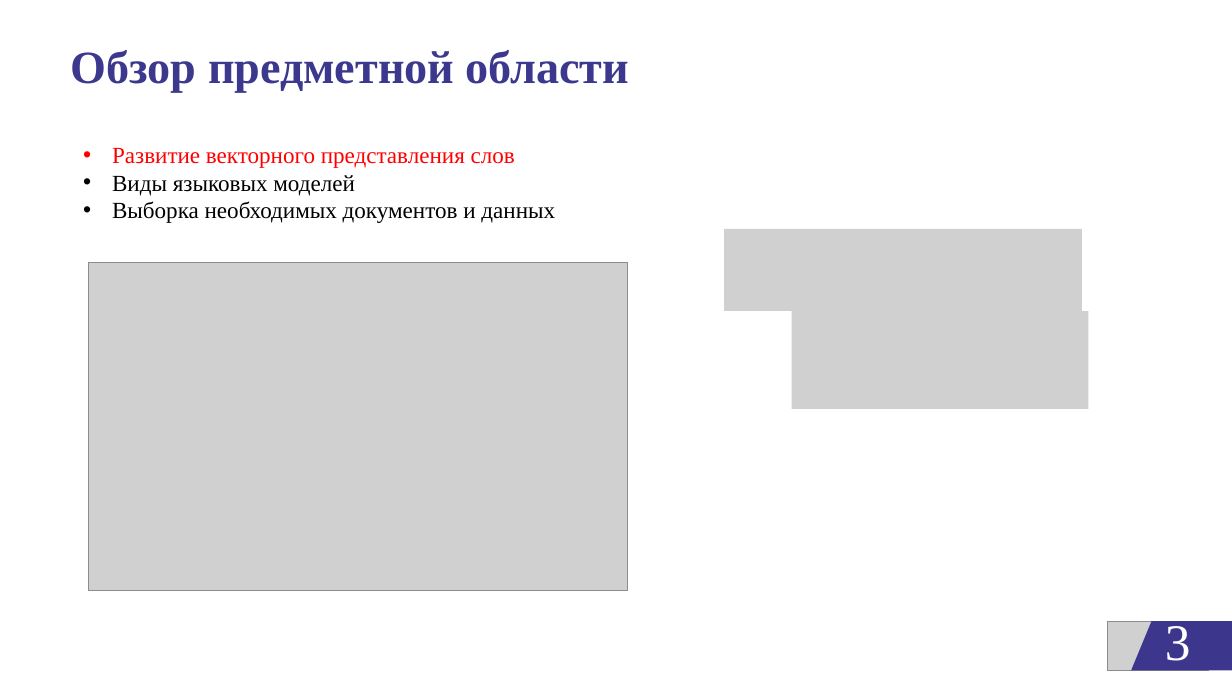
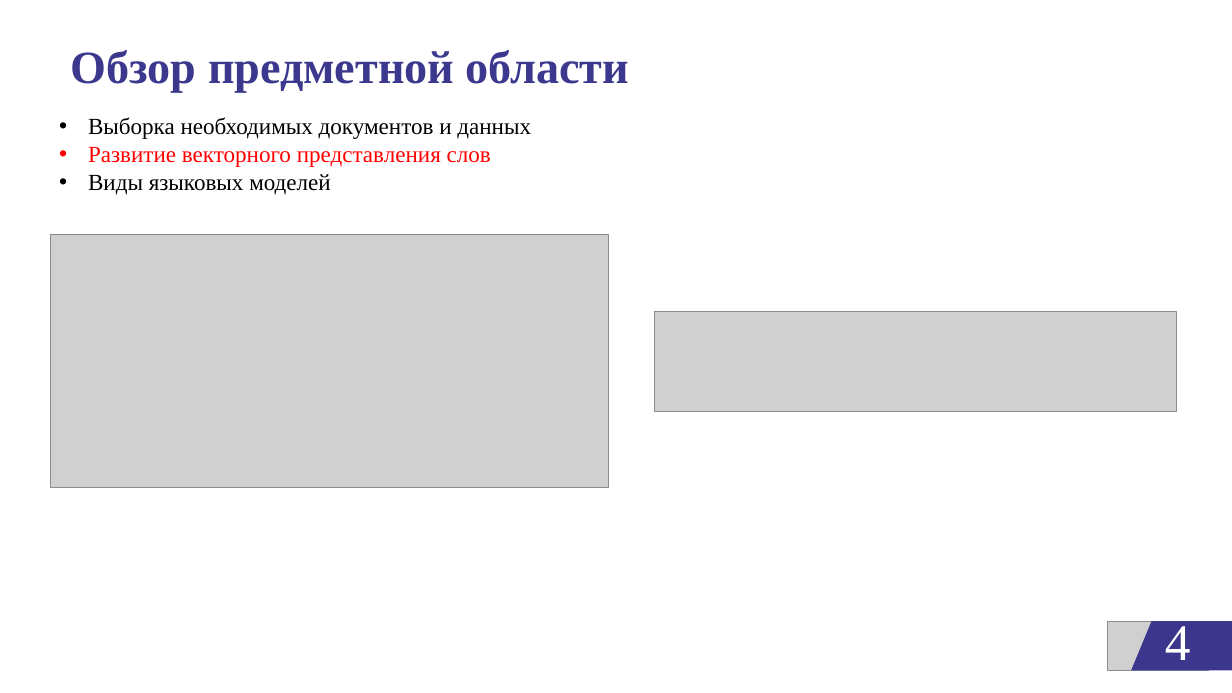
Before and after one commit to egorbeckish/Baccalaureate, a slide deck: slide 4 of 4 FOURTH COURSE/Semester 8/ДИПЛОМ/Отчеты/Презентация_Бекиш Е.П. 2025.pptx (slide 3 before the commit). Drawn at 1232x693 pixels with LibreOffice and Linux fonts; fonts in the diff are those of the drawing; grey boxes stand for pictures; background and template pictures are left out. Boxes give left, top, right and bottom in pixels: in the first picture for what was removed or moved away, otherwise in the second. Text is boxed around its words. In the diff, an @@ line names an element or a change of style, - is before the commit and + after.

```diff
--- a/4 FOURTH COURSE/Semester 8/ДИПЛОМ/Отчеты/Презентация_Бекиш Е.П. 2025.pptx
+++ b/4 FOURTH COURSE/Semester 8/ДИПЛОМ/Отчеты/Презентация_Бекиш Е.П. 2025.pptx
@@ text "Выборка необходимых документов и данных" moved from (x1=112, y1=148, x2=555, y2=223) to (x1=88, y1=117, x2=531, y2=195) @@
@@ text at (x1=88, y1=117, x2=531, y2=139): paragraph added @@
+• Выборка необходимых документов и данных
@@ text at (x1=112, y1=201, x2=555, y2=223): paragraph removed @@
-• Выборка необходимых документов и данных
@@ picture resized from (x1=89, y1=262, x2=628, y2=591) to (x1=50, y1=235, x2=609, y2=488) @@
@@ picture removed at (x1=725, y1=229, x2=1082, y2=311) @@
@@ picture resized from (x1=792, y1=311, x2=1089, y2=409) to (x1=654, y1=311, x2=1177, y2=411) @@
@@ page number at (x1=1165, y1=620, x2=1191, y2=671): text changed @@
-3
+4
```
Also in this commit, not shown: 12 other slides changed, 3 slides removed, 12 other files.
